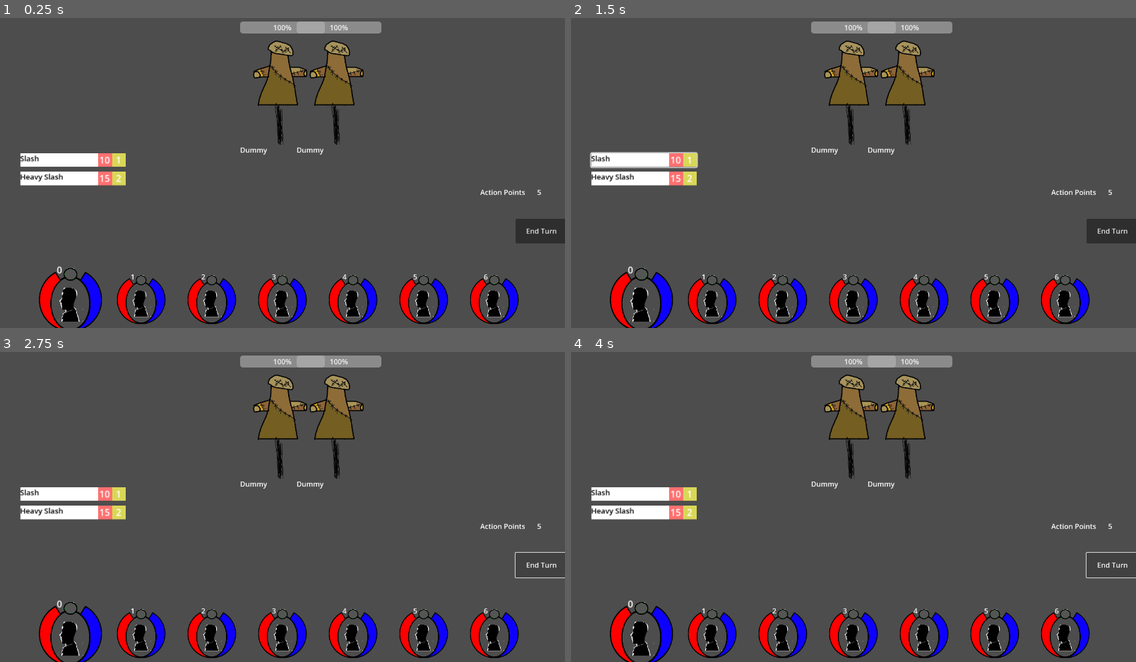
Above: before the commit, frames 1-4 (two rows, left to right).
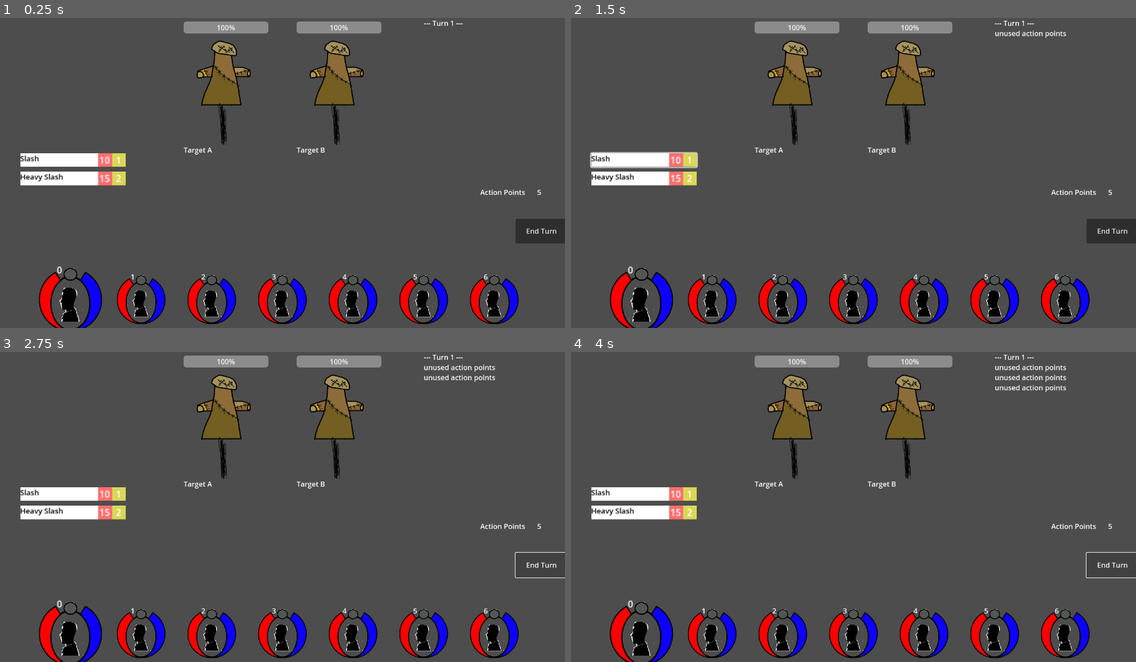
Above: after the commit, the same moments.

Repository: JaroschJr/RPG
Game: Godot game, scene res://Battle/Battlefield.tscn
The game is run twice, just before and just after one commit, with the same random seed, the same clock (stepped at 60 frames per second) and the same inputs. The project has no main scene, so this scene is started directly.
Inputs (mouse positions are in pixels of both pictures, inside the frame that each line leads up to):
- Up to frame 1 (0.25 s): no input
- Up to frame 2 (1.5 s): click "End Turn" at 0.5 s; click (644, 160) at 1.27 s
- Up to frame 3 (2.75 s): click "End Turn" at 2 s
- Up to frame 4 (4 s): click (644, 494) at 2.77 s; click "End Turn" at 3.5 s

The runs differ from the first frame. In frame 1, 3.5% of the frame differs, in the area x 32-82%, y 0-45%; in frame 2, 3.6%; in frame 3, 3.7%; in frame 4, 3.8%, in the area x 32-88%, y 0-45%.

Commit message:
In-game scrolling message log, and necessary subordinate code.

Diff:
--- a/Battle/BatleCharacter.gd
+++ b/Battle/BatleCharacter.gd
@@ -8,6 +8,7 @@
 var life
 var has_moved
 var rest_factor
+var actorName
 
 # Called when the node enters the scene tree for the first time.
 func _ready():
@@ -53,6 +54,7 @@
 
 func _set_name(newName):
 	$CharacterName.text = newName
+	actorName = newName
 
 func _close_ability_menu():
 	$AbilityMenu.hide()
--- a/Battle/Battlefield.gd
+++ b/Battle/Battlefield.gd
@@ -5,6 +5,7 @@
 var readied_ability
 var action_points
 var rng
+var turn_count
 
 const BatleCharacter = preload("res://Battle/BatleCharacter.tscn")
 
@@ -39,16 +40,22 @@
 	add_child(enemy)
 	enemies.append(enemy)
 	enemy.position = enemyHub
+	enemy.position.x = enemy.position.x - 128
 	enemy.attacking.connect(_on_enemy_move)
 	enemy.death.connect(_on_enemy_death)
+	enemy._set_up("Target A")
 
-	enemyHub.x = enemyHub.x + 128
 	enemy = dummy.instantiate()
 	add_child(enemy)
 	enemies.append(enemy)
 	enemy.position = enemyHub
+	enemy.position.x = enemy.position.x + 128
 	enemy.attacking.connect(_on_enemy_move)
 	enemy.death.connect(_on_enemy_death)
+	enemy._set_up("Target B")
+
+	turn_count = 1
+	_log_message(str("--- Turn ", turn_count , " ---"))
 
 
 
@@ -98,7 +105,7 @@
 
 func _turn():
 	if action_points >0:
-		print("unused action points")
+		_log_message("unused action points")
 		return
 	#enemy moves
 	for i in enemies.size():
@@ -106,6 +113,8 @@
 	for i in party.size():
 		party[i]._turn_start()
 	_set_action_points(5)
+	turn_count = turn_count + 1
+	_log_message(str("\n--- Turn ", turn_count , " ---"))
 
 
 func _on_end_turn_button_button_down():
@@ -126,6 +135,13 @@
 			return check
 	return
 
+func _log_message(mssg):
+	print("logging message:" + mssg)
+	$MessageLog.append_text(mssg)
+	$MessageLog.append_text("\n")
+	$MessageLog.scroll_to_line($MessageLog.get_line_count()-1)
+
+
 func _on_enemy_move(attacker, attack):
 	print("Dummy turn!")
 	ability_scripts._use_ability(attacker, attack, _random_moved_character(), self)
--- a/Battle/Battlefield.tscn
+++ b/Battle/Battlefield.tscn
@@ -41,4 +41,9 @@
 [node name="EnemySpawnRef" type="Node2D" parent="."]
 position = Vector2(640, 160)
 
+[node name="MessageLog" type="RichTextLabel" parent="."]
+offset_left = 960.0
+offset_right = 1280.0
+offset_bottom = 192.0
+
 [connection signal="button_down" from="EndTurnButton" to="." method="_on_end_turn_button_button_down"]
--- a/Battle/Enemy.gd
+++ b/Battle/Enemy.gd
@@ -5,6 +5,7 @@
 var mousedOver
 var move_list
 var strength
+var actorName
 
 signal attacking(attacker, attack)
 signal death(my_self)
--- a/Battle/TrainingDummy.gd
+++ b/Battle/TrainingDummy.gd
@@ -11,3 +11,7 @@
 	health = maxHealth
 	move_list = [global_values._get_ability("slash")]
 	strength = 20
+
+func _set_up(newname):
+	actorName = newname
+	$Name.text = actorName
--- a/ability_scripts.gd
+++ b/ability_scripts.gd
@@ -24,10 +24,10 @@
 		_match_and_use_ability(user, ability, target, battlefield)
 		return
 	elif  battlefield.action_points < ability.ap_cost:
-		print("Not enough AP")
+		battle_globals.battlefield_ref._log_message("Not enough AP")
 		return
 	elif user.stamina < ability.sp_cost:
-		print("Too tired!")
+		battle_globals.battlefield_ref._log_message("Too tired!")
 		return
 
 	battlefield._set_action_points( battlefield.action_points - ability.ap_cost)
@@ -47,11 +47,11 @@
 	print(user)
 	print(target)
 	target._damage(damage, "placeholder")
-	print(str("Hit for ", damage))
+	battle_globals.battlefield_ref._log_message(str(user.actorName, " hit ", target.actorName, " for ", damage))
 	pass
 
 func _heavy_slash(user, ability_id, target, battlefield):
 	var damage = rng.randi_range(0, user.strength * 2)
 	target._damage(damage, "placeholder")
-	print(str("Hit for ", damage))
+	battle_globals.battlefield_ref._log_message(str(user.actorName, " hit ", target.actorName, " for ", damage))
 	pass
